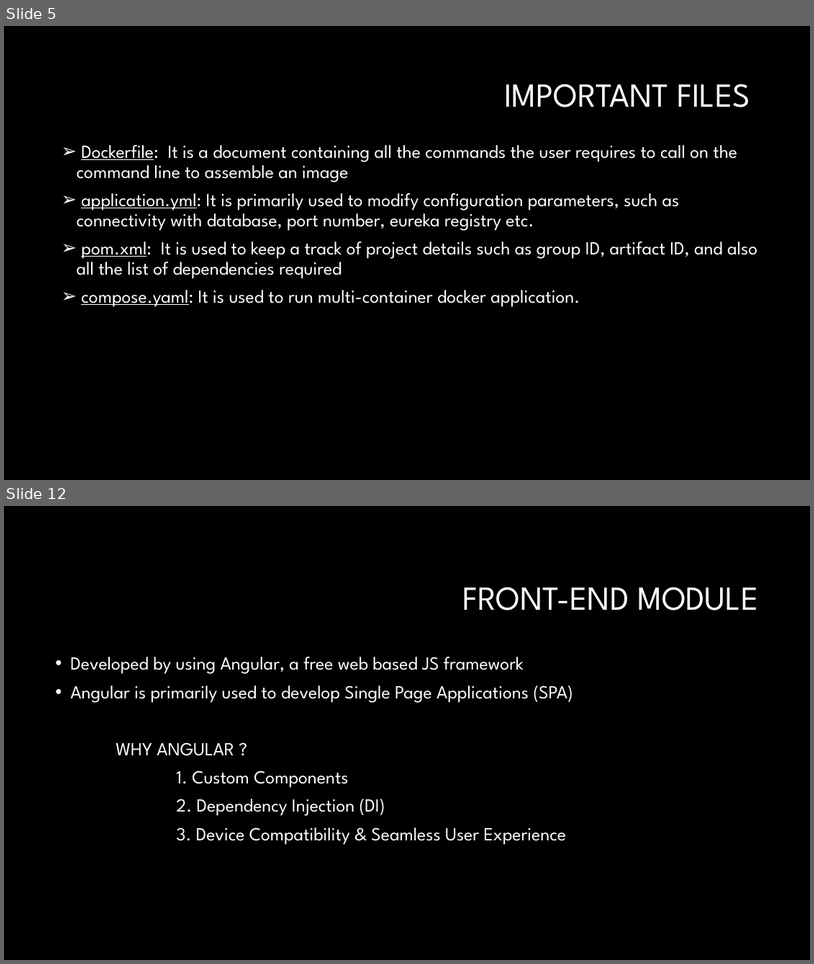
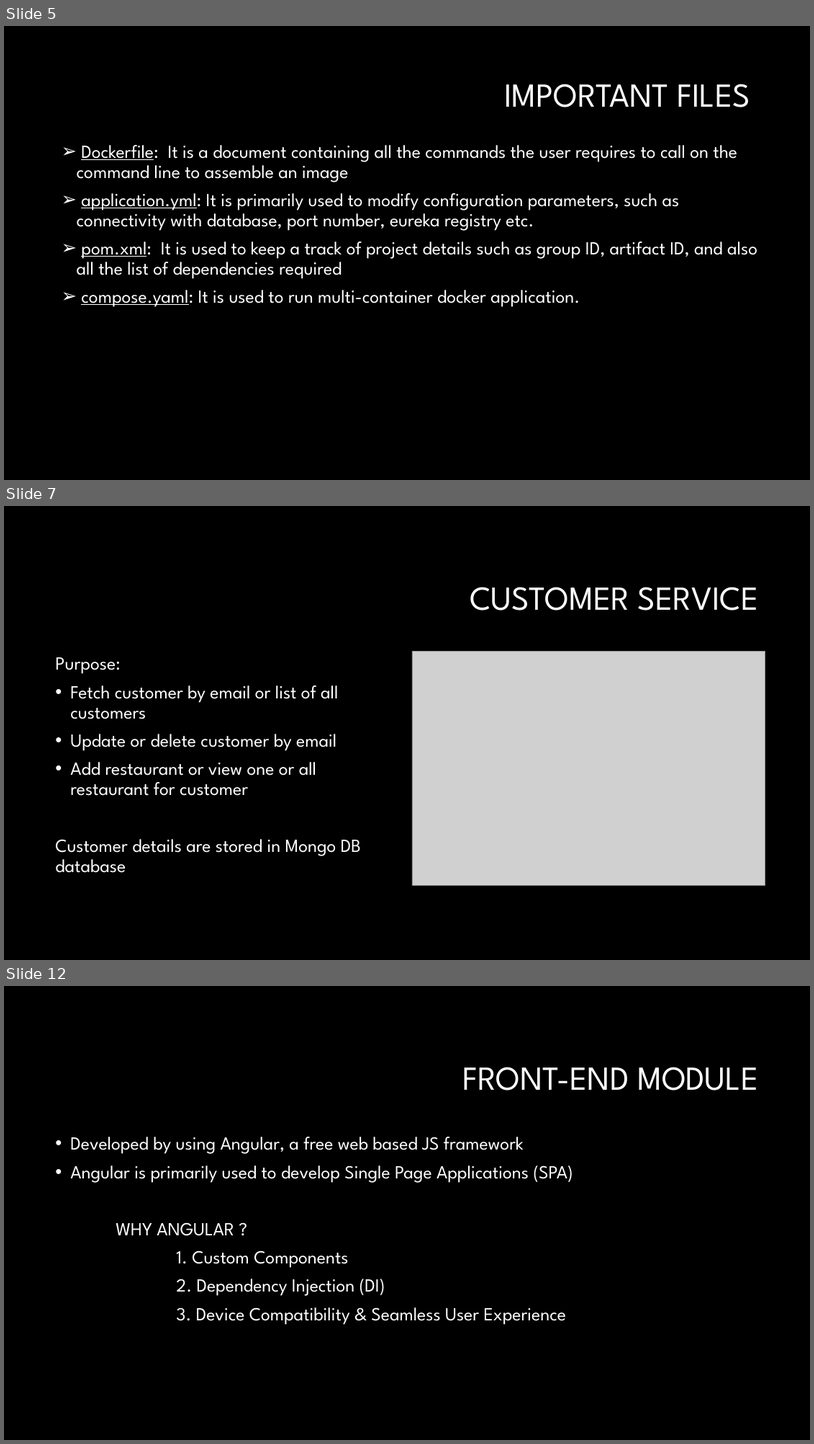
Before and after one commit to ashimaakash03/food-delivery-app, a slide deck: FOOD DELIVERY APPLICATION.pptx. Shown one above the other, each under a label of ours: slides 5 and 12 before the commit, slides 5, 7 and 12 after it; the slides between them are not shown. The pictures are 814x964 and 814x1444 pixels, drawn with LibreOffice and Linux fonts; fonts in the diff are those of the drawing; grey boxes stand for pictures; background and template pictures are left out. Boxes give left, top, right and bottom in pixels: in the first picture for what was removed or moved away, otherwise in the second. Text is boxed around its words. In the diff, an @@ line names an element or a change of style, - is before the commit and + after.

```diff
--- a/FOOD DELIVERY APPLICATION.pptx
+++ b/FOOD DELIVERY APPLICATION.pptx
@@ slide 7 added at box(4, 506, 810, 960), background #000000 @@
@@ title added at box(470, 587, 759, 610), 40 pt, text #FFFFFF @@
+CUSTOMER SERVICE
@@ picture added at box(412, 651, 765, 885) @@
@@ text added at box(55, 657, 361, 872), 22 pt, text #FFFFFF @@
+Purpose:
+• Fetch customer by email or list of all customers
+• Update or delete customer by email
+• Add restaurant or view one or all restaurant for customer
+Customer details are stored in Mongo DB database
```
Also in this commit, not shown: 1 slide changed, 6 other slides added, 5 slides removed, 3 other files.
